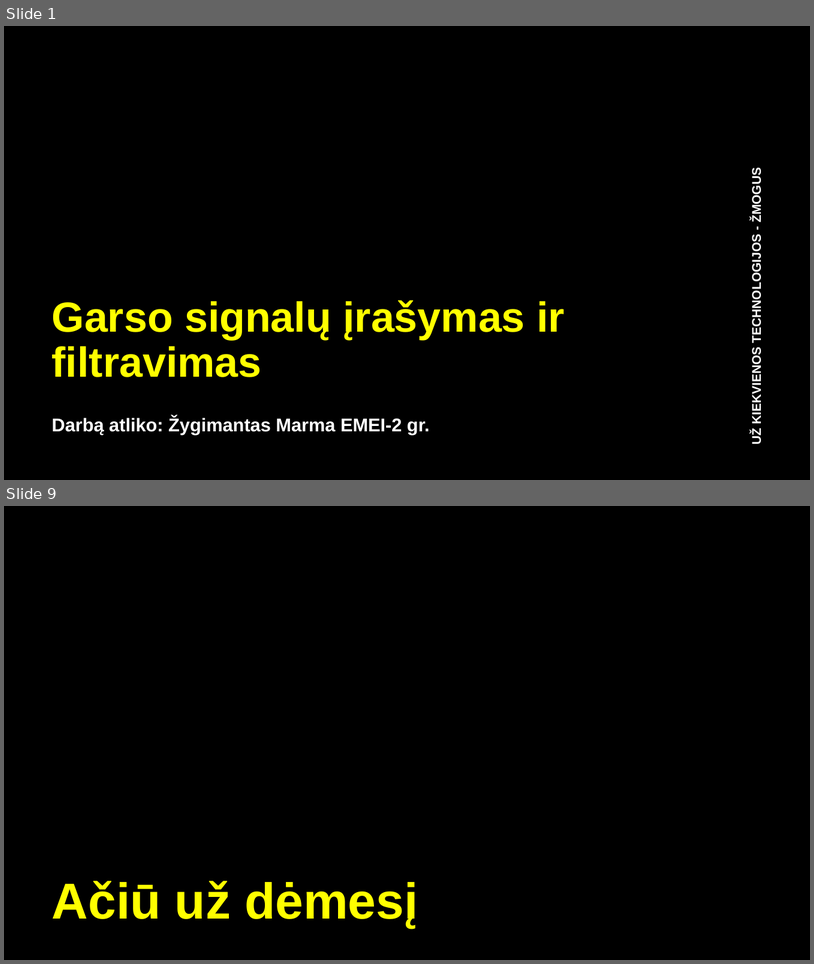
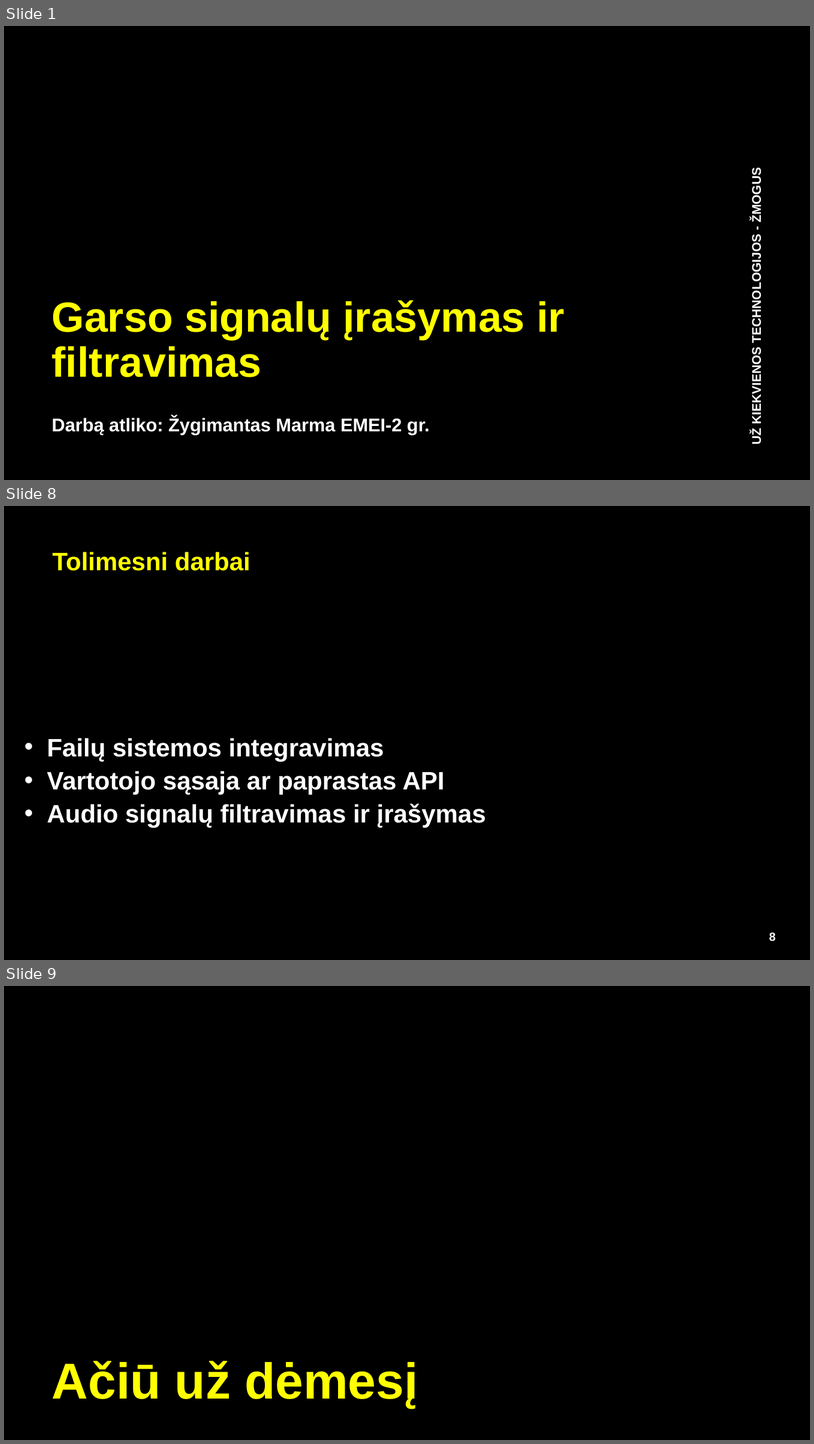
Before and after one commit to IamAidas/sem11-DSP, a slide deck: individualProject/audioProjectDsp_EEF.pptx. Shown one above the other, each under a label of ours: slides 1 and 9 before the commit, slides 1, 8 and 9 after it; the slides between them are not shown. The pictures are 814x964 and 814x1444 pixels, drawn with LibreOffice and Linux fonts; fonts in the diff are those of the drawing; background and template pictures are left out. Boxes give left, top, right and bottom in pixels: in the first picture for what was removed or moved away, otherwise in the second. Text is boxed around its words. In the diff, an @@ line names an element or a change of style, - is before the commit and + after.

```diff
--- a/individualProject/audioProjectDsp_EEF.pptx
+++ b/individualProject/audioProjectDsp_EEF.pptx
@@ slide 8 added at [4, 506, 810, 960], background #000000 @@
@@ text added at [53, 552, 251, 571], 30 pt, text #FFFF00, bold @@
+Tolimesni darbai
@@ text added at [47, 738, 486, 828], 30 pt, text #FFFFFF, bold @@
+• Failų sistemos integravimas
+• Vartotojo sąsaja ar paprastas API
+• Audio signalų filtravimas ir įrašymas
@@ page number added at [770, 932, 776, 940], 14 pt, text #FFFFFF, bold @@
+8
```
Also in this commit, not shown: 2 slides changed, 4 other slides added, 5 slides removed, 1 other file.
